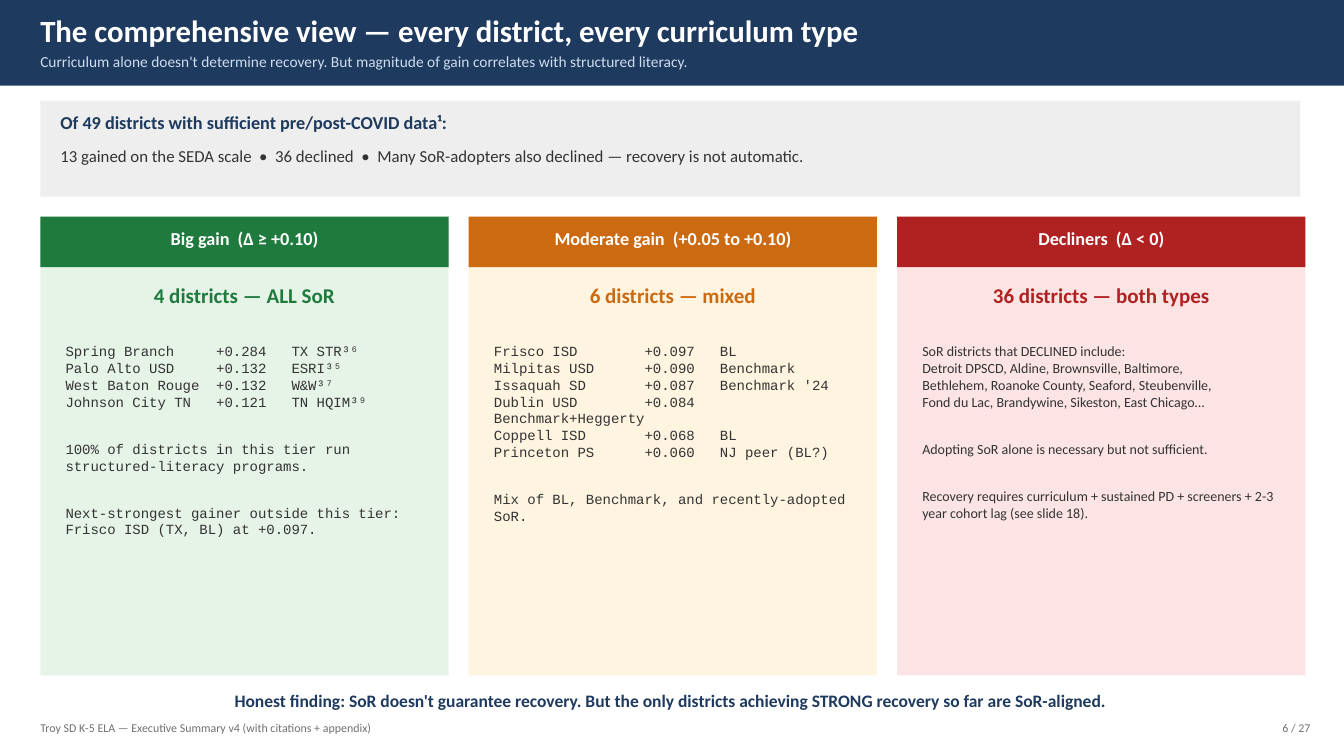
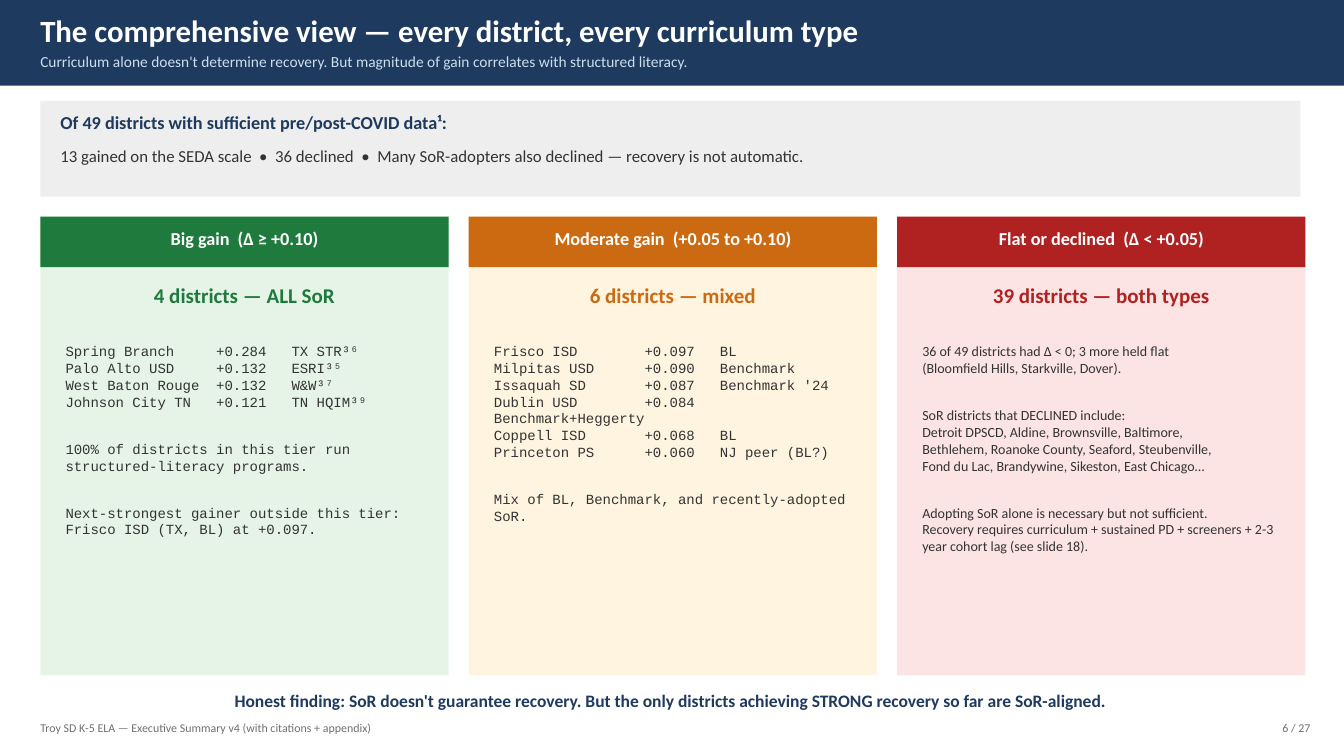
Before and after one commit to akarpo/tsd-k5ela-choice, a slide deck: slide 6 of deck/Troy_K5_ELA_Executive_Summary_v4.pptx. Drawn at 1344x756 pixels with LibreOffice and Linux fonts; fonts in the diff are those of the drawing. Boxes give left, top, right and bottom in pixels: in the first picture for what was removed or moved away, otherwise in the second. Text is boxed around its words. In the diff, an @@ line names an element or a change of style, - is before the commit and + after.

```diff
--- a/deck/Troy_K5_ELA_Executive_Summary_v4.pptx
+++ b/deck/Troy_K5_ELA_Executive_Summary_v4.pptx
@@ text at [999,231,1204,248]: text changed @@
-Decliners (Δ < 0)
+Flat or declined (Δ < +0.05)
@@ text at [993,288,1209,307]: text changed @@
-36 districts — both types
+39 districts — both types
@@ text at [922,346,1169,375]: paragraphs added @@
+36 of 49 districts had Δ < 0; 3 more held flat
+(Bloomfield Hills, Starkville, Dover).
```
Also in this commit, not shown: 3 other slides changed, 5 other files.
